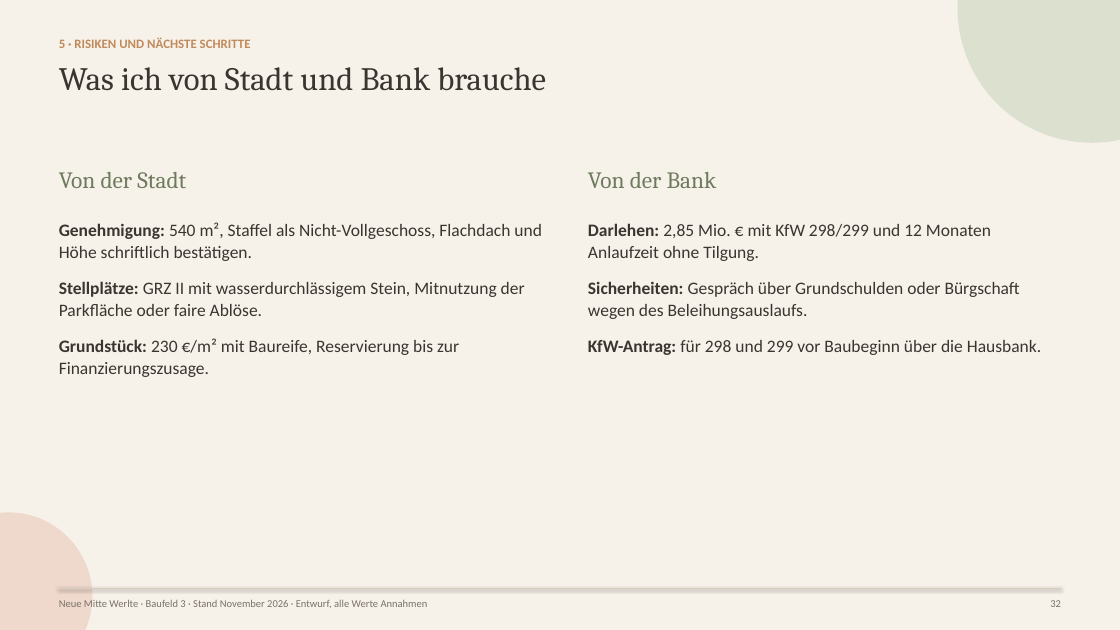
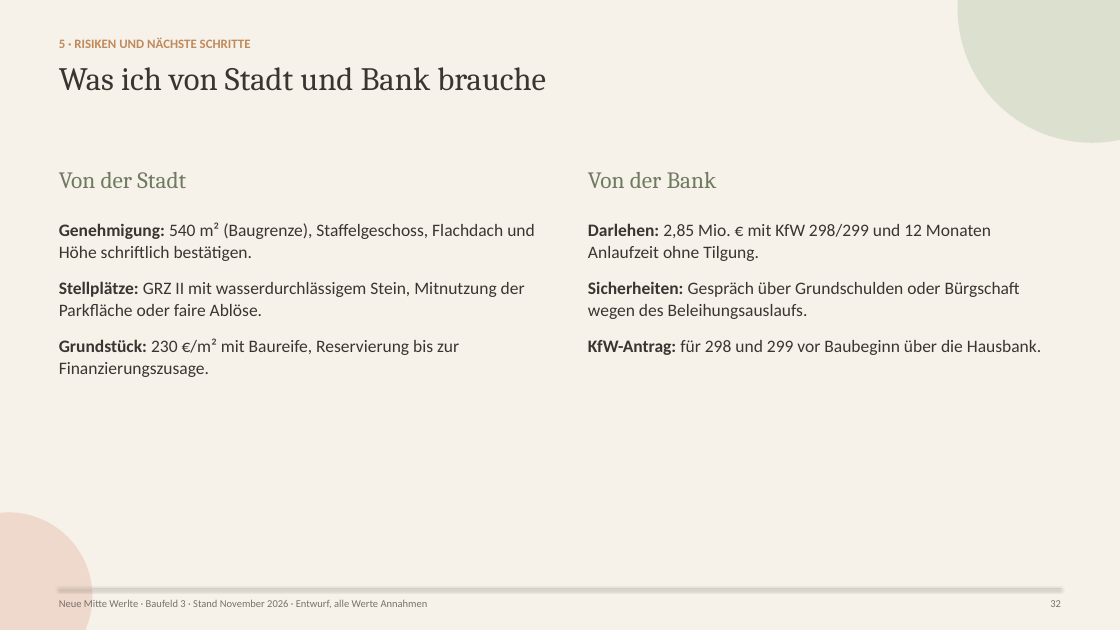
Before and after one commit to CartoonUsername/bau-projekt, a slide deck: slide 32 of praesentation/werlte_master/plan_8WE/deck/Neue-Mitte-Werlte_Baufeld3_Bankpraesentation_2026-11.pptx. Drawn at 1120x630 pixels with LibreOffice and Linux fonts; fonts in the diff are those of the drawing. Boxes give left, top, right and bottom in pixels: in the first picture for what was removed or moved away, otherwise in the second. Text is boxed around its words. In the diff, an @@ line names an element or a change of style, - is before the commit and + after.

```diff
--- a/praesentation/werlte_master/plan_8WE/deck/Neue-Mitte-Werlte_Baufeld3_Bankpraesentation_2026-11.pptx
+++ b/praesentation/werlte_master/plan_8WE/deck/Neue-Mitte-Werlte_Baufeld3_Bankpraesentation_2026-11.pptx
@@ text at box(59, 222, 535, 261): text changed @@
-Genehmigung: 540 m², Staffel als Nicht-Vollgeschoss, Flachdach und Höhe schriftlich bestätigen.
+Genehmigung: 540 m² (Baugrenze), Staffelgeschoss, Flachdach und Höhe schriftlich bestätigen.
```
Also in this commit, not shown: 4 other slides changed, 2 other files.
